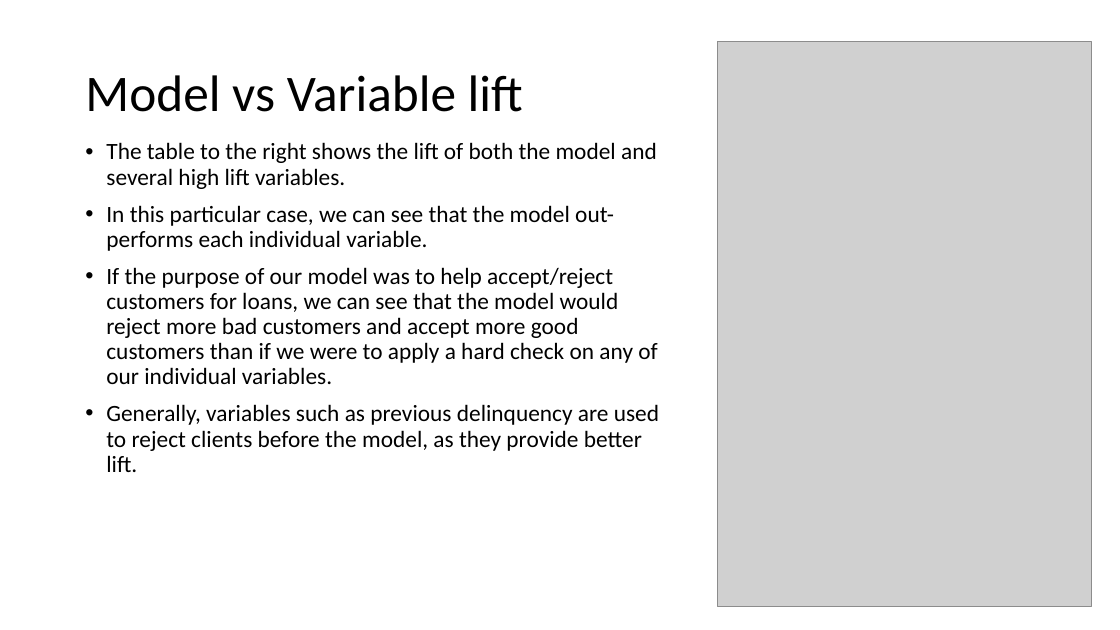
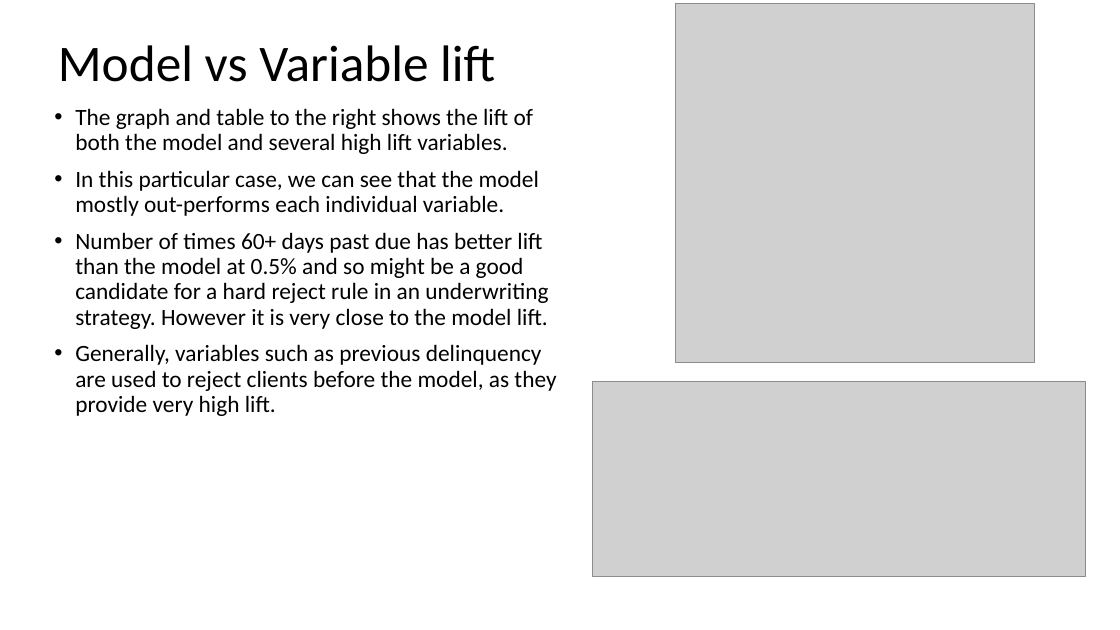
Before and after one commit to matthewjones-perth/givemesomecredit, a slide deck: slide 37 of Paidy Dataset Exercise.pptm (slide 36 before the commit). Drawn at 1120x630 pixels with LibreOffice and Linux fonts; fonts in the diff are those of the drawing; grey boxes stand for pictures. Boxes give left, top, right and bottom in pixels: in the first picture for what was removed or moved away, otherwise in the second. Text is boxed around its words. In the diff, an @@ line names an element or a change of style, - is before the commit and + after.

```diff
--- a/Paidy Dataset Exercise.pptm
+++ b/Paidy Dataset Exercise.pptm
@@ title "Model vs Variable lift" moved from (x1=85, y1=75, x2=523, y2=112) to (x1=58, y1=45, x2=495, y2=82) @@
@@ picture added at (x1=676, y1=4, x2=1035, y2=363) @@
@@ picture removed at (x1=718, y1=42, x2=1091, y2=607) @@
@@ text at (x1=75, y1=108, x2=556, y2=416): text changed @@
-• The table to the right shows the lift of both the model and several high lift variables.
-• In this particular case, we can see that the model out-performs each individual variable.
-• If the purpose of our model was to help accept/reject customers for loans, we can see that the model would reject more bad customers and accept more good customers than if we were to apply a hard check on any of our individual variables.
-• Generally, variables such as previous delinquency are used to reject clients before the model, as they provide better lift.
+• The graph and table to the right shows the lift of both the model and several high lift variables.
+• In this particular case, we can see that the model mostly out-performs each individual variable.
+• Number of times 60+ days past due has better lift than the model at 0.5% and so might be a good candidate for a hard reject rule in an underwriting strategy. However it is very close to the model lift.
+• Generally, variables such as previous delinquency are used to reject clients before the model, as they provide very high lift.
@@ picture added at (x1=592, y1=381, x2=1086, y2=576) @@
```
Also in this commit, not shown: 16 other slides changed, 2 slides added, 1 slide removed, 2 other files.
